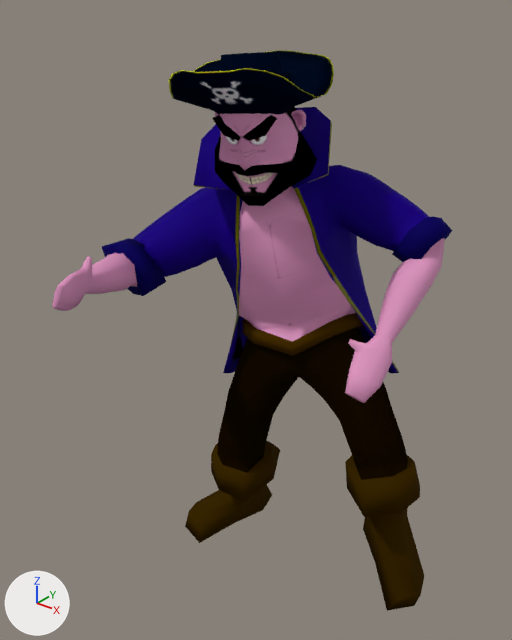
An edit to the OBJ model assets/Animacion/Pirata/Celebracion/PirataCelebracion_000215.obj, drawn before and after from the same camera.
One viewpoint serves both versions: a camera (50 mm lens) standing at (4.84, -6.74, 7.8) and looking at (-0.17, -0.47, 3.92). Every picture has the same lights, and +X, +Y and +Z are marked at lower left. Where no turn or scale is listed for an object, it has been applied to the vertices.

Objects in the first picture: 'Pirata_PirataH'.
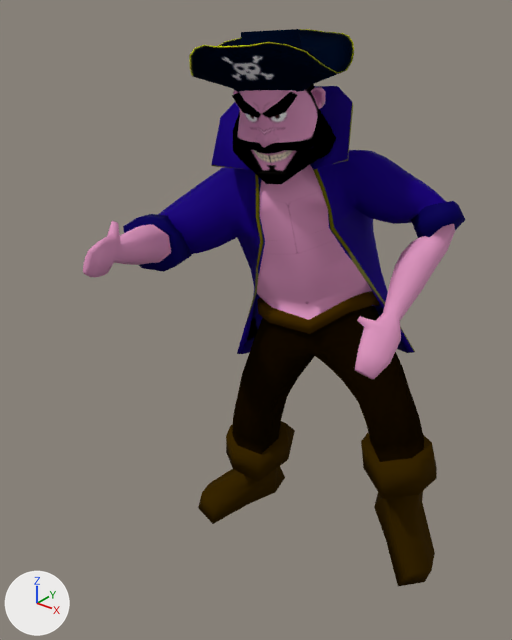
Location of each change, (x1, y1, x2, y2) in pixels of the pictures (512 x 640 px; the box of a moved part takes in the faces that stretch with it):
'Pirata_PirataH', reshaped: before (52, 50, 452, 611); after (83, 29, 465, 586)
part 1 of me_pirata_piratah, moved or reshaped: before (169, 50, 334, 115); after (189, 29, 354, 92)
part 2 of me_pirata_piratah, moved or reshaped: before (52, 106, 452, 611); after (83, 84, 465, 586)

The change in detail:
me_pirata_piratah is used by ob_pirata_piratah; location (0.0, 0.0, 0.0).
me_pirata_piratah had 1340 vertices, 1341 faces and spanned x -1.96..2.15, y -3.07..1.49, z -0.12..7.05.
me_pirata_piratah now has 1340 vertices, 1341 faces and spans x -2.03..2.04, y -2.64..2.03, z -0.19..7.26.
me_pirata_piratah part 1: the loose piece of 216 vertices spanning x -1.28..0.54, y -1.31..0.6, z 6.22..7.05 is scaled about its middle by 1.04, then moved by (-0.09, 0.48, 0.19).
me_pirata_piratah part 2: 1124 of 1340 vertices moved; they spanned x -1.96..2.15, y -3.07..1.49, z -0.12..6.82 and now span x -2.03..2.04, y -2.64..2.03, z -0.19..7.02; mean shift (-0.09, 0.49, 0.12); largest move (-1.31, -1.39, 4.49) -> (-1.31, -0.73, 4.86).
